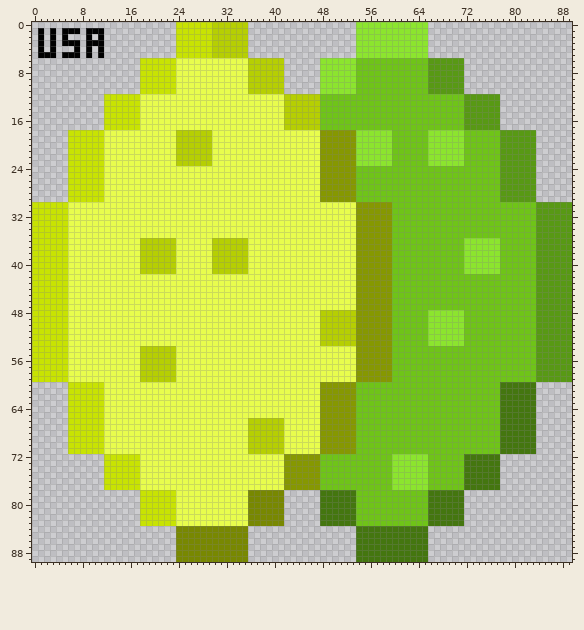
File history of a sprite sheet, public/img/flavimg/uslemonlime.png. The first picture shows the starting point.
The file is 90x90 pixels.
The result:
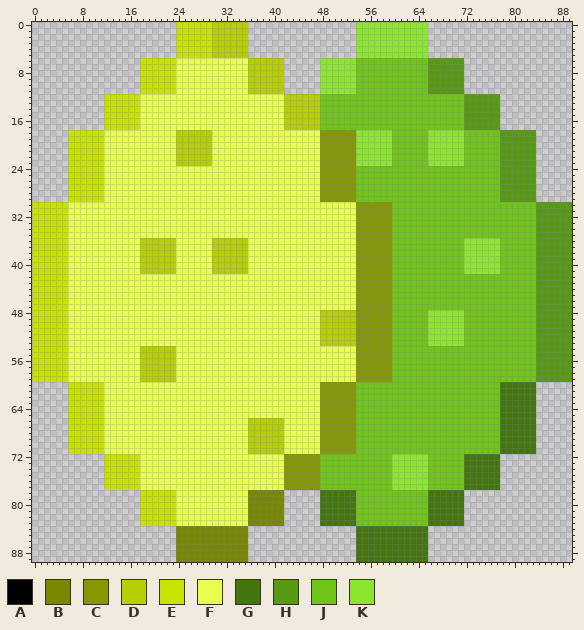
Palette (. is transparent): A #000000  B #788801  C #869801  D #b6cf02  E #c8e302  F #e8fd4d  G #44760f  H #589914  J #6fc418  K #8ce52e
Changes in this commit:
{"y":1,"x":1,"old":"A","new":"."}
{"y":1,"x":3,"old":"A","new":"."}
{"y":1,"x":5,"old":"AAA","new":"..."}
{"y":1,"x":9,"old":"AAA","new":"..."}
{"y":2,"x":1,"old":"A","new":"."}
{"y":2,"x":3,"old":"A","new":"."}
{"y":2,"x":5,"old":"A","new":"."}
{"y":2,"x":9,"old":"A","new":"."}
{"y":2,"x":11,"old":"A","new":"."}
{"y":3,"x":1,"old":"A","new":"."}
{"y":3,"x":3,"old":"A","new":"."}
{"y":3,"x":5,"old":"AAA","new":"..."}
{"y":3,"x":9,"old":"AAA","new":"..."}
{"y":4,"x":1,"old":"A","new":"."}
{"y":4,"x":3,"old":"A","new":"."}
{"y":4,"x":7,"old":"A","new":"."}
{"y":4,"x":9,"old":"A","new":"."}
{"y":4,"x":11,"old":"A","new":"."}
{"y":5,"x":1,"old":"AAA","new":"..."}
{"y":5,"x":5,"old":"AAA","new":"..."}
{"y":5,"x":9,"old":"A","new":"."}
{"y":5,"x":11,"old":"A","new":"."}
{"label":"erased","picture_box":[38,28,104,58]}
